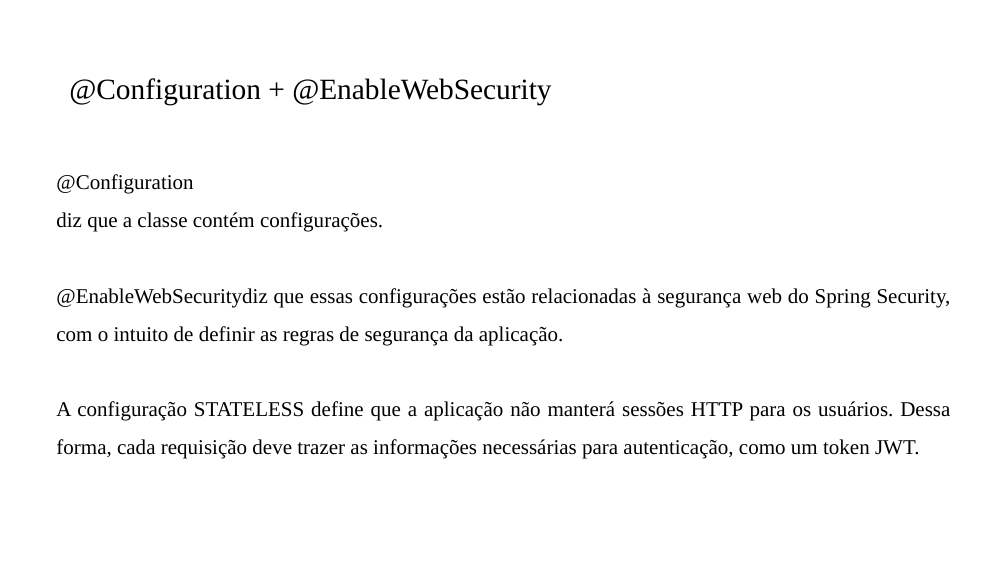
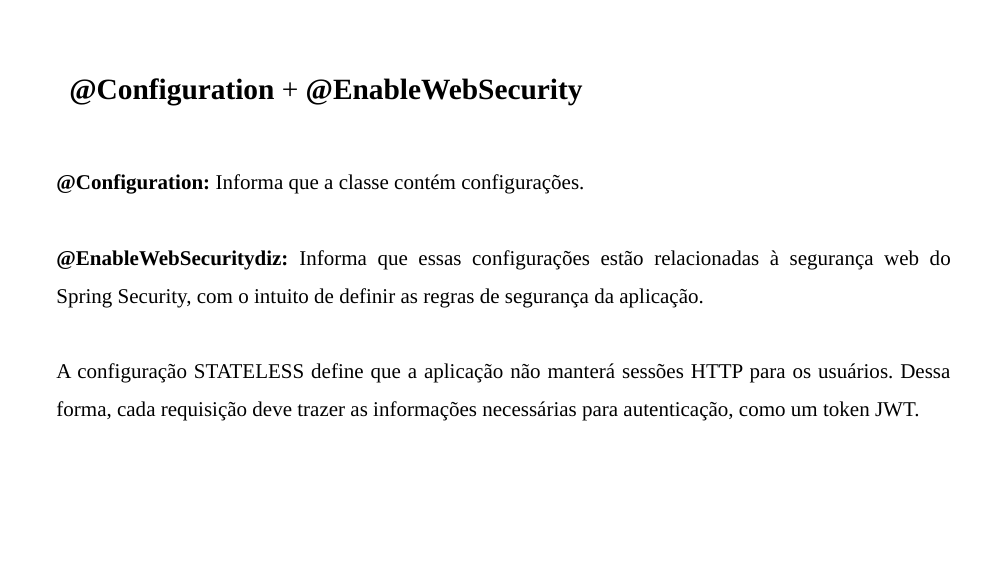
Before and after one commit to PedroMiho/UMC, a slide deck: slide 14 of engenharia-software/software-corporativo/boas-praticas/aula-06-spring-security/spring-security.pptx (slide 13 before the commit). Drawn at 1008x567 pixels with LibreOffice and Linux fonts; fonts in the diff are those of the drawing; background and template pictures are left out. Boxes give left, top, right and bottom in pixels: in the first picture for what was removed or moved away, otherwise in the second. Text is boxed around its words. In the diff, an @@ line names an element or a change of style, - is before the commit and + after.

```diff
--- a/engenharia-software/software-corporativo/boas-praticas/aula-06-spring-security/spring-security.pptx
+++ b/engenharia-software/software-corporativo/boas-praticas/aula-06-spring-security/spring-security.pptx
@@ title "@Configuration + @EnableWebSecurity" at box(69, 78, 583, 106): bold on @@
@@ text at box(56, 174, 951, 308): text changed @@
-@Configuration
-diz que a classe contém configurações.
-@EnableWebSecuritydiz que essas configurações estão relacionadas à segurança web do Spring Security, com o intuito de definir as regras de segurança da aplicação.
+@Configuration: Informa que a classe contém configurações.
+@EnableWebSecuritydiz: Informa que essas configurações estão relacionadas à segurança web do Spring Security, com o intuito de definir as regras de segurança da aplicação.
```
Also in this commit, not shown: 4 other slides changed, 4 slides added, 49 other files.
